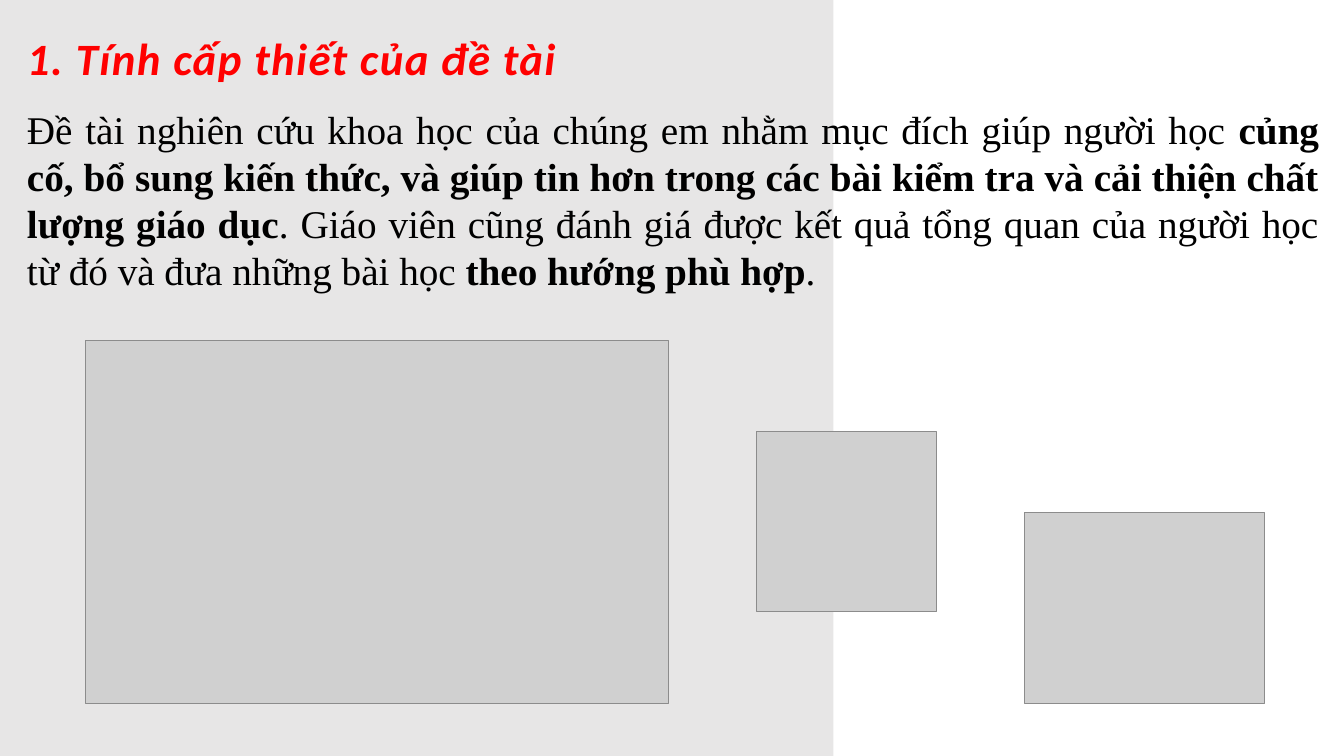
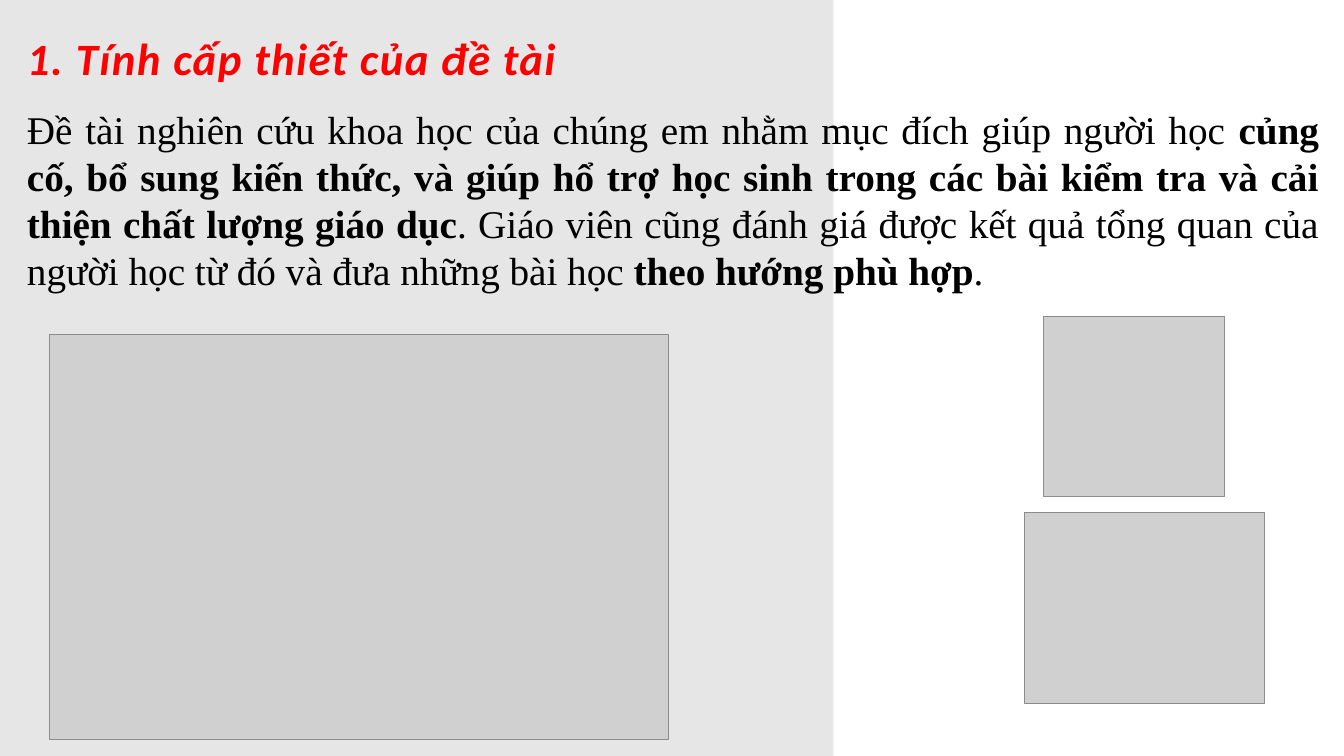
Before and after one commit to minhnghi123/React-WebTracNghiemTiengAnhTHPT, a slide deck: slide 3 of 2.HoTuanPhuoc_ThS.Võ Quốc Lương/2. Hồ Tuấn Phước_ThS.Võ Quốc Lương.pptx. Drawn at 1344x756 pixels with LibreOffice and Linux fonts; fonts in the diff are those of the drawing; grey boxes stand for pictures. Boxes give left, top, right and bottom in pixels: in the first picture for what was removed or moved away, otherwise in the second. Text is boxed around its words. In the diff, an @@ line names an element or a change of style, - is before the commit and + after.

Commit message:
sua ppt

```diff
--- a/2.HoTuanPhuoc_ThS.Võ Quốc Lương/2. Hồ Tuấn Phước_ThS.Võ Quốc Lương.pptx
+++ b/2.HoTuanPhuoc_ThS.Võ Quốc Lương/2. Hồ Tuấn Phước_ThS.Võ Quốc Lương.pptx
@@ text at [27, 115, 1319, 292]: text changed @@
-Đề tài nghiên cứu khoa học của chúng em nhằm mục đích giúp người học củng cố, bổ sung kiến thức, và giúp tin hơn trong các bài kiểm tra và cải thiện chất lượng giáo dục. Giáo viên cũng đánh giá được kết quả tổng quan của người học từ đó và đưa những bài học theo hướng phù hợp.
+Đề tài nghiên cứu khoa học của chúng em nhằm mục đích giúp người học củng cố, bổ sung kiến thức, và giúp hổ trợ học sinh trong các bài kiểm tra và cải thiện chất lượng giáo dục. Giáo viên cũng đánh giá được kết quả tổng quan của người học từ đó và đưa những bài học theo hướng phù hợp.
@@ picture: place and size @@
-picture at [756, 433, 937, 612]
+picture at [1044, 317, 1224, 496]
@@ picture: place and size @@
-picture at [86, 341, 669, 704]
+picture at [49, 335, 668, 739]
```
Also in this commit, not shown: 3 other slides changed, 4 slides added, 1 slide removed.
